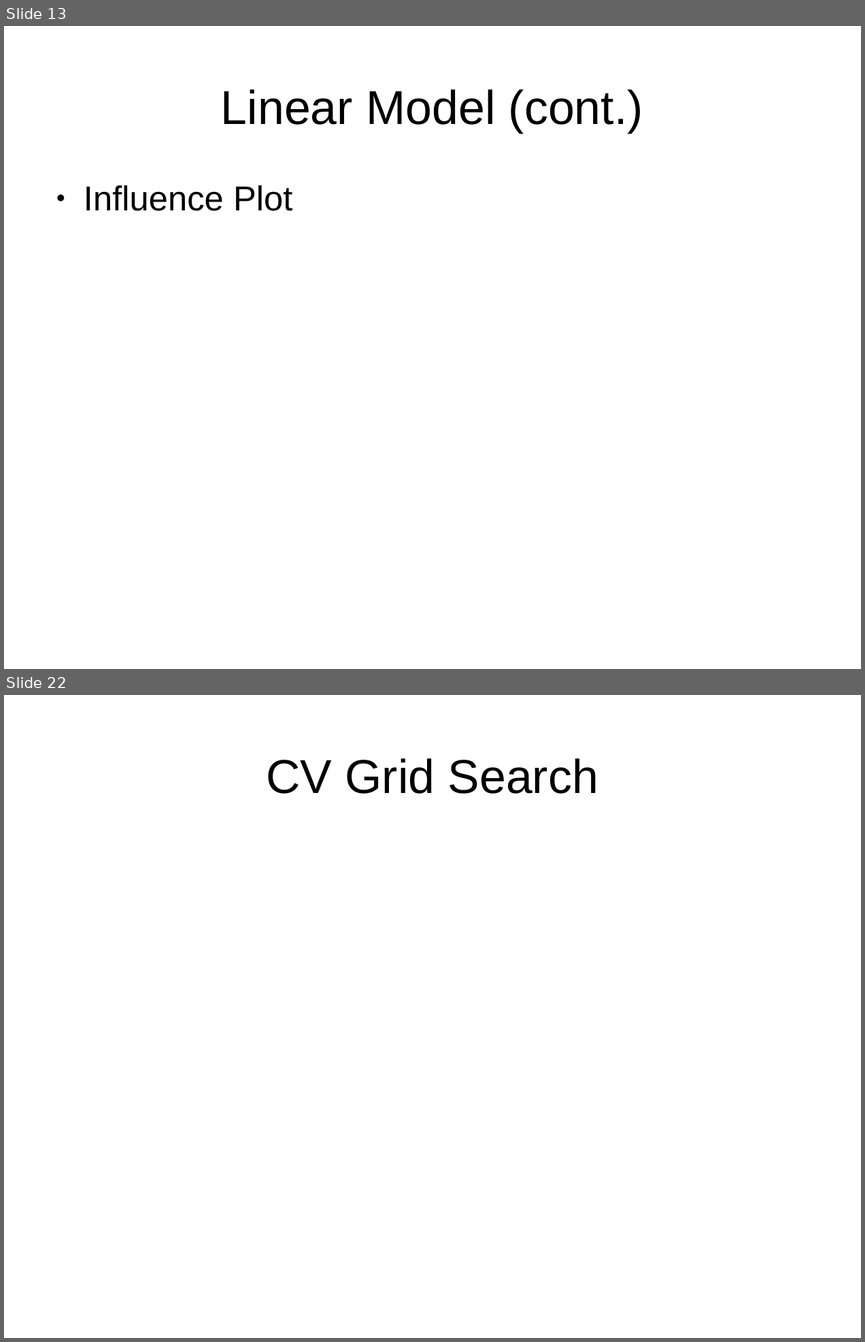
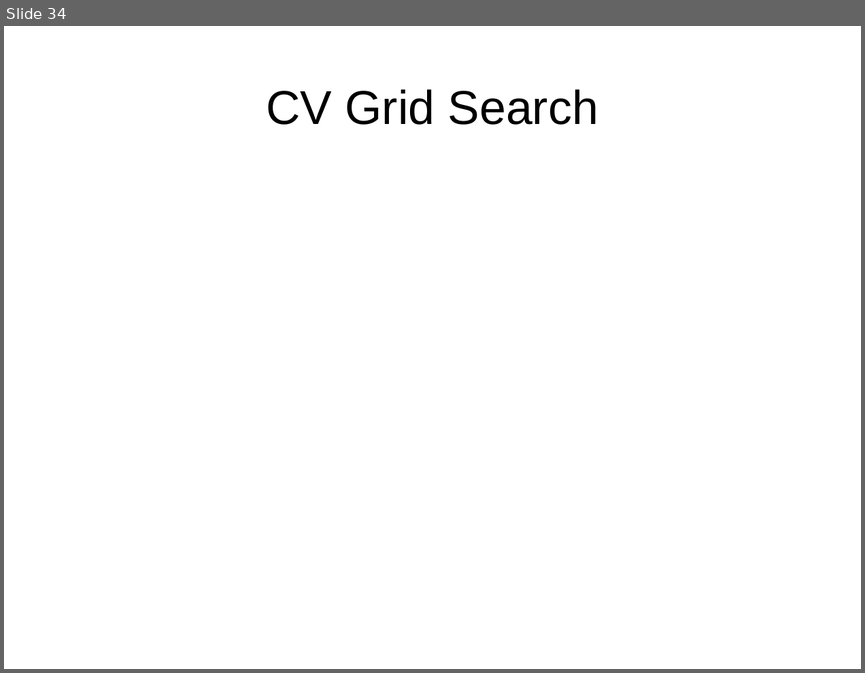
Before and after one commit to chun9men9/WIC_MLProject, a slide deck: Least Squares Presentation.pptx. Shown one above the other, each under a label of ours: slides 13 and 22 before the commit, slide 34 after it; the slides between them are not shown. The pictures are 865x1342 and 865x673 pixels, drawn with LibreOffice and Linux fonts; fonts in the diff are those of the drawing. Boxes give left, top, right and bottom in pixels: in the first picture for what was removed or moved away, otherwise in the second. Text is boxed around its words. In the diff, an @@ line names an element or a change of style, - is before the commit and + after.

```diff
--- a/Least Squares Presentation.pptx
+++ b/Least Squares Presentation.pptx
@@ slide 13 removed at (4,26,861,669), background #FFFFFF @@
@@ text removed at (221,89,643,133) @@
-Linear Model (cont.)
@@ text removed at (84,185,292,211) @@
-● Influence Plot
@@ what was slide 22 is now slide 34 @@
```
Also in this commit, not shown: 11 slides changed, 15 slides added, 2 other slides removed.
